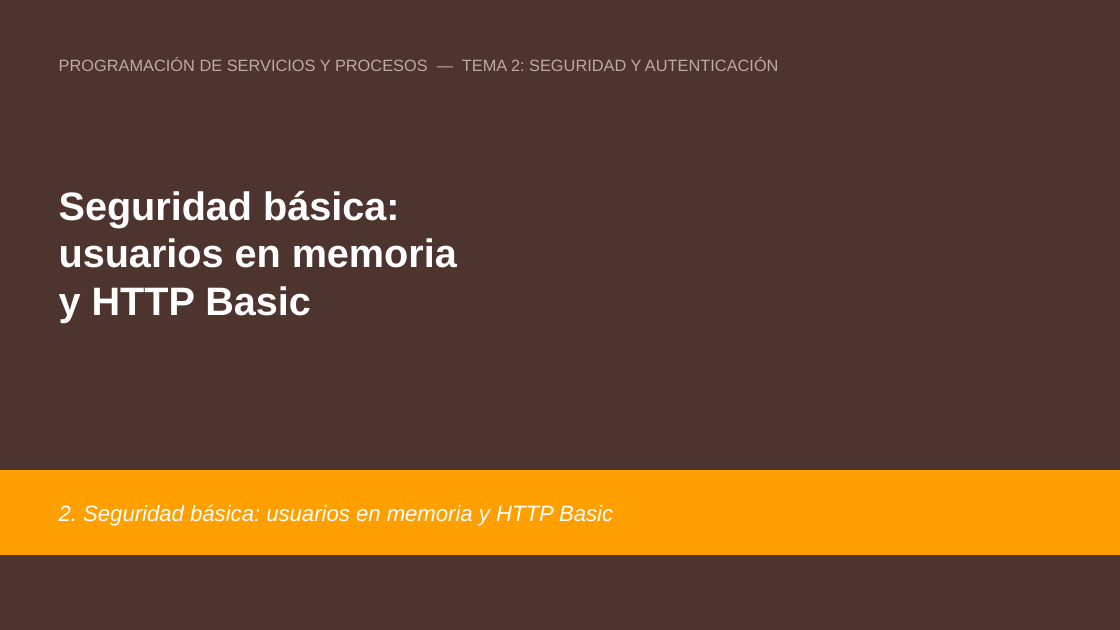
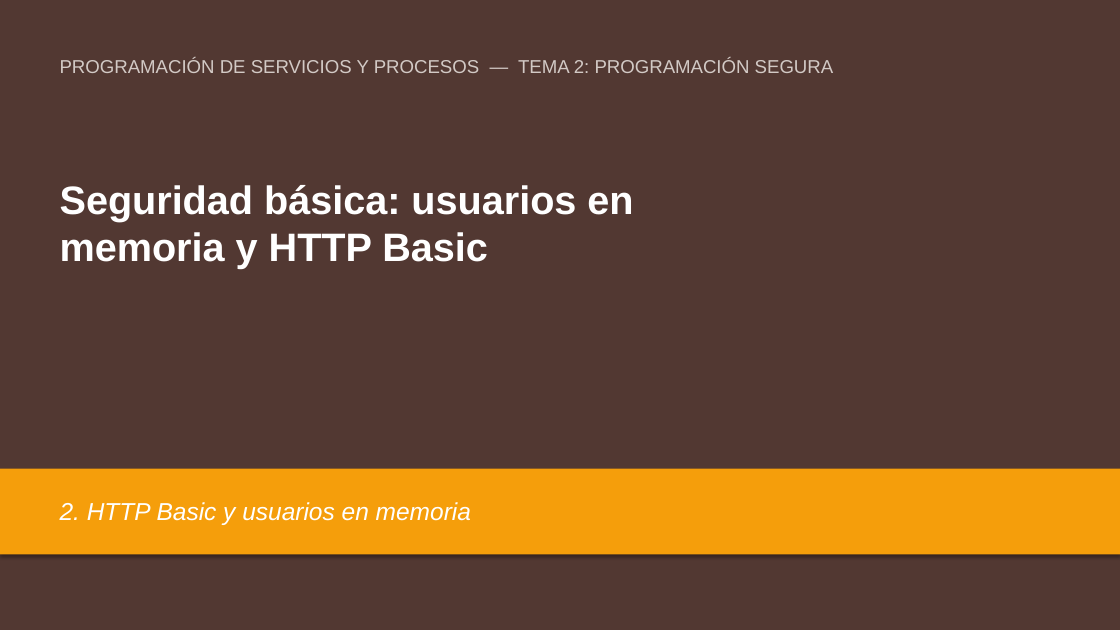
Before and after one commit to aitorventura/programacion-servicios-procesos, a slide deck: slide 1 of docs/tema2/diapositivas/seguridad-basica-http-basic.pptx. Drawn at 1120x630 pixels with LibreOffice and Linux fonts; fonts in the diff are those of the drawing. Boxes give left, top, right and bottom in pixels: in the first picture for what was removed or moved away, otherwise in the second. Text is boxed around its words. In the diff, an @@ line names an element or a change of style, - is before the commit and + after.

Commit message:
primeras sesiones de tema 2

```diff
--- a/docs/tema2/diapositivas/seguridad-basica-http-basic.pptx
+++ b/docs/tema2/diapositivas/seguridad-basica-http-basic.pptx
@@ background #4E342E to #523832 @@
@@ text at bbox=[60, 58, 834, 73]: text changed; size 14 to 16 pt; text colour #BCAAA4 to #D2C9C5 @@
-PROGRAMACIÓN DE SERVICIOS Y PROCESOS — TEMA 2: SEGURIDAD Y AUTENTICACIÓN
+PROGRAMACIÓN DE SERVICIOS Y PROCESOS — TEMA 2: PROGRAMACIÓN SEGURA
@@ text at bbox=[60, 185, 633, 269]: text changed @@
-Seguridad básica:
-usuarios en memoria
-y HTTP Basic
+Seguridad básica: usuarios en
+memoria y HTTP Basic
@@ rectangle at bbox=[0, 469, 1120, 555]: fill #FFA000 to #F59E0B; outline #FFA000 1 pt to none; shadow on @@
@@ vertical alignment middle to top in 3 elements at bbox=[60, 185, 633, 269], bbox=[60, 58, 834, 73], bbox=[60, 502, 471, 525] @@
@@ text at bbox=[60, 502, 471, 525]: text changed; size 19 to 21 pt @@
-2. Seguridad básica: usuarios en memoria y HTTP Basic
+2. HTTP Basic y usuarios en memoria
```
Also in this commit, not shown: 2 other slides changed, 11 slides added, 27 slides removed, 17 other files.
